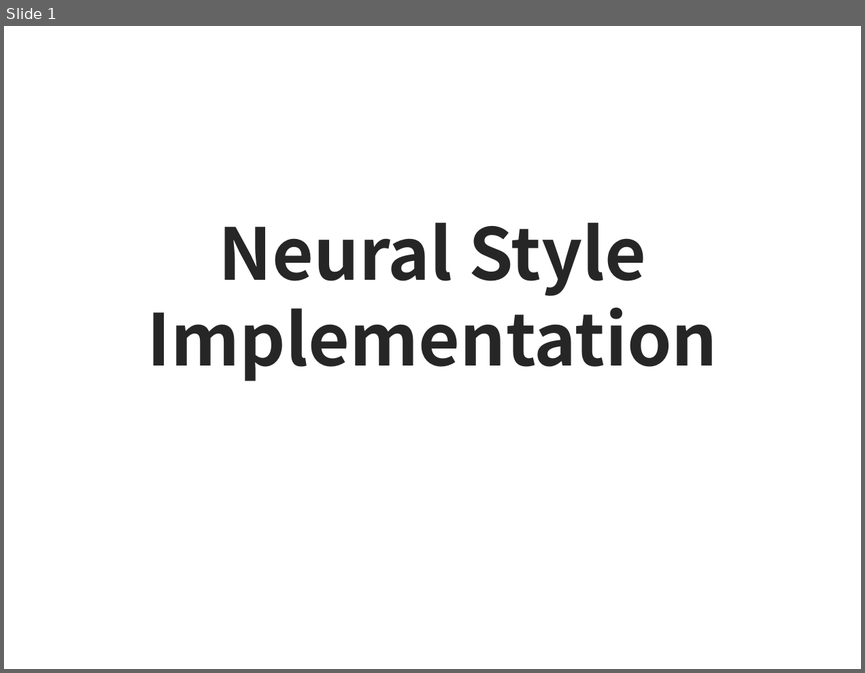
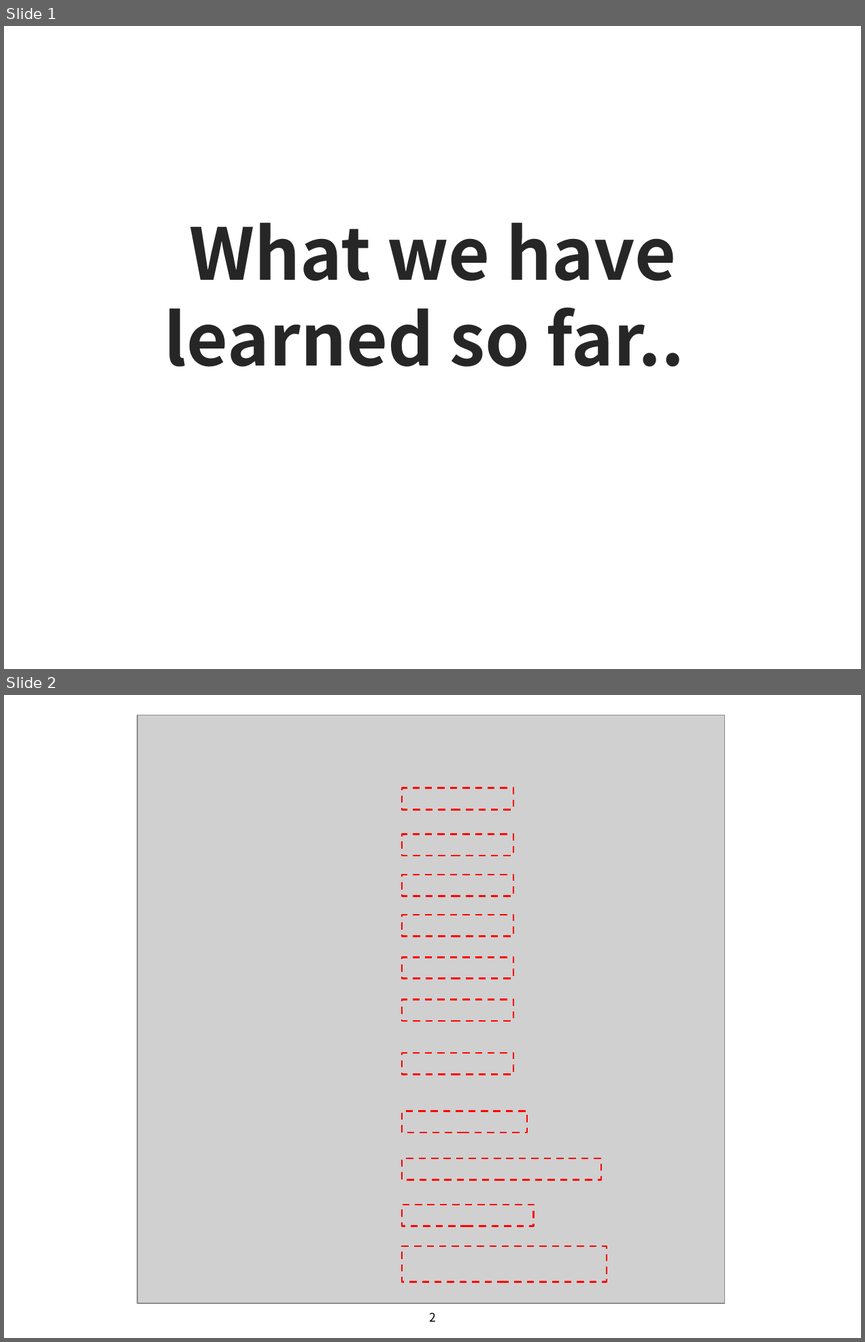
Before and after one commit to sjchoi86/Deep-Learning-101, a slide deck: lecture_notes/Week6-2e What we have learned.pptx. Shown one above the other, each under a label of ours: slide 1 before the commit, slides 1 and 2 after it. The pictures are 865x673 and 865x1342 pixels, drawn with LibreOffice and Linux fonts; fonts in the diff are those of the drawing; grey boxes stand for pictures. Boxes give left, top, right and bottom in pixels: in the first picture for what was removed or moved away, otherwise in the second. Text is boxed around its words. In the diff, an @@ line names an element or a change of style, - is before the commit and + after.

```diff
--- a/lecture_notes/Week6-2e What we have learned.pptx
+++ b/lecture_notes/Week6-2e What we have learned.pptx
@@ slide 2 added at [4,695,861,1338], background #FFFFFF @@
@@ picture added at [138,715,725,1304] @@
@@ rectangle added at [402,788,513,810], outline #FF0000 1.5 pt dashed @@
@@ rectangle added at [402,834,513,855], outline #FF0000 1.5 pt dashed @@
@@ rectangle added at [402,875,513,896], outline #FF0000 1.5 pt dashed @@
@@ rectangle added at [402,915,513,936], outline #FF0000 1.5 pt dashed @@
@@ rectangle added at [402,957,513,979], outline #FF0000 1.5 pt dashed @@
@@ rectangle added at [402,999,513,1021], outline #FF0000 1.5 pt dashed @@
@@ rectangle added at [402,1052,513,1074], outline #FF0000 1.5 pt dashed @@
@@ rectangle added at [402,1110,527,1132], outline #FF0000 1.5 pt dashed @@
@@ rectangle added at [402,1157,600,1179], outline #FF0000 1.5 pt dashed @@
@@ rectangle added at [402,1204,534,1225], outline #FF0000 1.5 pt dashed @@
@@ rectangle added at [402,1246,606,1282], outline #FF0000 1.5 pt dashed @@
@@ page number added at [429,1312,436,1321], 10 pt, text #000000 @@
+2
@@ slide 1 changed as well @@
@@ text at [164,223,684,367]: text changed @@
-Neural Style Implementation
+What we have learned so far..
```
Also in this commit, not shown: 6 other slides added, 7 slides removed, 2 other files.
